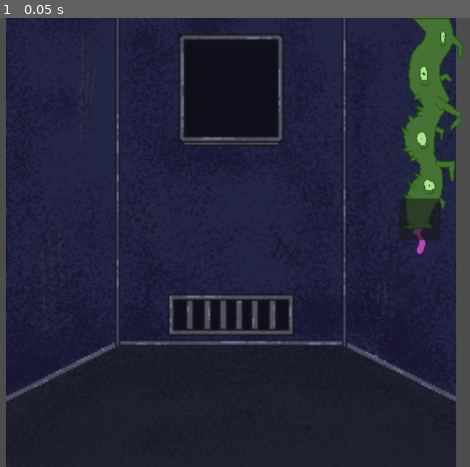
Above: before the commit, frame 1.
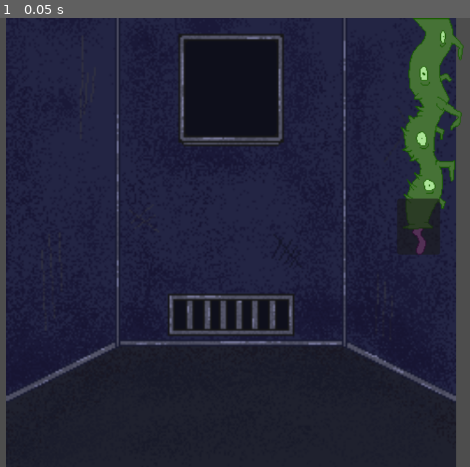
Above: after the commit, the same moment.

Repository: zbaker94/Brackeys-Jam-2026.1
Game: Godot game, scene res://Scenes/root.tscn
Two runs of this game, one before a commit and one after it. Both use one fixed random seed, a clock stepped at 60 frames per second and the inputs below.
Inputs:
- Up to frame 1 (0.05 s): no input

The runs differ from the first frame. In frame 1, 0.2% of the frame differs, in the area x 84-94%, y 40-53%.

Commit message:
update stats and timers

Diff:
--- /dev/null
+++ b/Resources/stat.gd
@@ -0,0 +1,8 @@
+extends Resource
+
+class_name Stat
+
+@export var stat_name: String
+@export var initial_value: float
+
+var _current_value: float
--- /dev/null
+++ b/Resources/stats_timer.gd
@@ -0,0 +1,8 @@
+extends Stat
+
+class_name StatsTimer
+
+@export var initial_duration: float
+@export var delta: float
+
+var _timer: Timer
--- a/Scenes/feeding_tube.gd
+++ b/Scenes/feeding_tube.gd
@@ -12,8 +12,8 @@
 	pass
 
 
-func _on_button_mouse_entered():
-	if Global.hunger < 90:
-		print("I can eat")
-	else:
-		print("not hungry boss")
+#func _on_button_mouse_entered():
+	#if Global.hunger < 90:
+		#print("I can eat")
+	#else:
+		#print("not hungry boss")
--- a/Scenes/monster.tscn
+++ b/Scenes/monster.tscn
@@ -2,6 +2,7 @@
 
 [ext_resource type="Script" uid="uid://dvcjxvoyq3ypa" path="res://Scripts/monster.gd" id="1_bua6k"]
 [ext_resource type="Texture2D" uid="uid://c7ra12iwkptnh" path="res://Images/Mon1.png" id="2_auidl"]
+[ext_resource type="Script" uid="uid://b2ugjk3g8cvtb" path="res://Resources/stats_timer.gd" id="3_dfc53"]
 [ext_resource type="Texture2D" uid="uid://b7vep0onl8jcg" path="res://Images/Mon2.png" id="3_ko0n3"]
 [ext_resource type="Texture2D" uid="uid://cayg6sfej4jnm" path="res://Images/Mon3.png" id="4_yc8mp"]
 [ext_resource type="Texture2D" uid="uid://dw31droq4vygw" path="res://Images/Mon4.png" id="5_1mxyj"]
@@ -11,6 +12,14 @@
 [ext_resource type="Texture2D" uid="uid://bf8favxoq0cbf" path="res://Images/healthmon2.png" id="9_yc8mp"]
 [ext_resource type="Texture2D" uid="uid://ck05yqj1c2jvn" path="res://Images/babyform1.png" id="10_yc8mp"]
 [ext_resource type="Script" uid="uid://dq0wm6sy6qljq" path="res://Scripts/global.gd" id="11_1mxyj"]
+
+[sub_resource type="Resource" id="Resource_g0mdy"]
+script = ExtResource("3_dfc53")
+stat_name = "hunger"
+initial_duration = 25.0
+initial_value = 100.0
+delta = 20.0
+metadata/_custom_type_script = "uid://b2ugjk3g8cvtb"
 
 [sub_resource type="SpriteFrames" id="SpriteFrames_ocebi"]
 animations = [{
@@ -55,6 +64,10 @@
 [node name="monster" type="CharacterBody2D" unique_id=197105681]
 script = ExtResource("1_bua6k")
 
+[node name="GlobalStats" type="Node" parent="." unique_id=298173973]
+script = ExtResource("11_1mxyj")
+stat_timers = Array[ExtResource("3_dfc53")]([SubResource("Resource_g0mdy")])
+
 [node name="AnimatedSprite2D" type="AnimatedSprite2D" parent="." unique_id=2130375473]
 visible = false
 position = Vector2(894.00006, 235)
@@ -98,7 +111,4 @@
 scale = Vector2(3.3242183, 3.3242183)
 texture = ExtResource("10_yc8mp")
 
-[node name="global" type="Node" parent="." unique_id=298173973]
-script = ExtResource("11_1mxyj")
-
 [connection signal="timeout" from="Timer" to="." method="_on_timer_timeout"]
--- a/Scenes/root.tscn
+++ b/Scenes/root.tscn
@@ -1,12 +1,37 @@
 [gd_scene format=3 uid="uid://bc5bk33wxk36p"]
 
 [ext_resource type="Texture2D" uid="uid://cowmbohxod3ur" path="res://BackgroundV1.png" id="1_8pvmw"]
+[ext_resource type="Script" uid="uid://dvcjxvoyq3ypa" path="res://Scripts/monster.gd" id="1_dun2r"]
 [ext_resource type="PackedScene" uid="uid://cy1c824mdiqps" path="res://Scenes/cursor_proxy.tscn" id="1_i04dx"]
+[ext_resource type="Script" uid="uid://b2ugjk3g8cvtb" path="res://Resources/stats_timer.gd" id="2_ckhy6"]
 [ext_resource type="Texture2D" uid="uid://dqhs2oyye6kqr" path="res://Feeding Tube.png" id="3_c3mwy"]
+[ext_resource type="Script" uid="uid://cd0eeckf2ia8f" path="res://Resources/stat.gd" id="3_dun2r"]
 [ext_resource type="Script" uid="uid://f78uw8am3ot6" path="res://Scenes/feeding_tube.gd" id="4_4g5cr"]
 [ext_resource type="Script" uid="uid://dq0wm6sy6qljq" path="res://Scripts/global.gd" id="5_4g5cr"]
+[ext_resource type="PackedScene" uid="uid://biowc5t4oe8fs" path="res://Scenes/mouse_collider.tscn" id="9_qtxxq"]
+
+[sub_resource type="Resource" id="Resource_r3lo5"]
+script = ExtResource("3_dun2r")
+stat_name = "health"
+initial_value = 100.0
+metadata/_custom_type_script = "uid://cd0eeckf2ia8f"
+
+[sub_resource type="Resource" id="Resource_qtxxq"]
+script = ExtResource("2_ckhy6")
+initial_duration = 1.0
+delta = 5.0
+stat_name = "hunger"
+initial_value = 50.0
+metadata/_custom_type_script = "uid://b2ugjk3g8cvtb"
 
 [node name="Root" type="Node2D" unique_id=1854834937]
+
+[node name="Monster" type="Node2D" parent="." unique_id=1378678402]
+script = ExtResource("1_dun2r")
+
+[node name="GlobalStats" type="Node" parent="." unique_id=1334820178]
+script = ExtResource("5_4g5cr")
+stats = Array[ExtResource("3_dun2r")]([SubResource("Resource_r3lo5"), SubResource("Resource_qtxxq")])
 
 [node name="TextureRect" type="TextureRect" parent="." unique_id=1830980499]
 offset_left = -325.0
@@ -19,6 +44,7 @@
 
 [node name="CursorProxy" parent="." unique_id=859386784 instance=ExtResource("1_i04dx")]
 position = Vector2(27, 11)
+animation = &"point"
 
 [node name="FeedingTube" type="Sprite2D" parent="." unique_id=1991693349]
 position = Vector2(282, -151.00002)
@@ -27,12 +53,16 @@
 script = ExtResource("4_4g5cr")
 
 [node name="Button" type="Button" parent="FeedingTube" unique_id=88308665]
-offset_left = -30.42319
+offset_left = -31.907244
 offset_top = 65.29856
 offset_right = 14.098555
-offset_bottom = 109.820305
+offset_bottom = 125.40291
+mouse_filter = 1
 
-[node name="Global" type="Node" parent="." unique_id=1334820178]
-script = ExtResource("5_4g5cr")
+[node name="MouseCollider" parent="FeedingTube/Button" unique_id=101062246 instance=ExtResource("9_qtxxq")]
+
+[node name="CollisionPolygon2D" type="CollisionPolygon2D" parent="FeedingTube/Button/MouseCollider" unique_id=426491043]
+position = Vector2(16.217957, 20.61735)
+polygon = PackedVector2Array(-9.539703, 9.063808, -5.8295593, 6.837721, -8.055634, 0.15946007, -8.055634, -9.4869175, -8.055634, -20.617353, 27.561752, -19.875322, 22.367554, -5.0347424, 21.625519, 9.063808, 21.625519, 12.773953, -10.281723, 12.031925)
 
 [connection signal="mouse_entered" from="FeedingTube/Button" to="FeedingTube" method="_on_button_mouse_entered"]
--- a/Scripts/global.gd
+++ b/Scripts/global.gd
@@ -1,8 +1,95 @@
+class_name GlobalStats
+
 extends Node
 
-var health = 100
-var hunger = 100
-var activity = 100
-var arrow = load("res://Images/cursor.png")
-var monster_atts = [health,hunger,activity]
-var is_dragging = false
+@export var stats: Array[Stat]
+
+signal timer_start(stats_timer_name: String)
+signal timer_end(stats_timer_name: String)
+signal stat_changed(stats_timer_name: String, new_value: float)
+signal reached_zero(stats_timer_name: String)
+
+func find_stat_timer_by_name(timer_name: String) -> StatsTimer:
+	var matching_timers := stats.filter(func(stat: Stat): return stat is StatsTimer and stat.stat_name == timer_name)
+
+	var matches := matching_timers.size()
+	if matches != 1:
+		print_debug("found " + str(matches) + " matches for timer with name " + timer_name)
+		return
+
+	return matching_timers[0]
+
+func find_stat_by_name(stat_name: String) -> Stat:
+	var matching_stats := stats.filter(func(stat: Stat): return stat.stat_name == stat_name)
+
+	var matches := matching_stats.size()
+	if matches != 1:
+		print_debug("found " + str(matches) + " matches for stat with name " + stat_name)
+		return
+
+	return matching_stats[0]
+
+func on_timer_end(stats_timer_name: String) -> void:
+	timer_end.emit(stats_timer_name)
+
+	var stats_timer = find_stat_timer_by_name(stats_timer_name)
+
+	if stats_timer == null:
+		print_debug("on_timer_end: could not find stats timer with name " + stats_timer_name)
+		return
+
+	var new_value = stats_timer._current_value - stats_timer.delta
+	if new_value < 0:
+		new_value = 0
+		reached_zero.emit(stats_timer_name)
+
+	stats_timer._current_value = new_value
+	stat_changed.emit(stats_timer_name, new_value)
+
+	_start_timer(stats_timer)
+
+
+func _start_timer(stats_timer: StatsTimer) -> void:
+	assert(stats_timer._timer != null, "must pass a StatsTimer with a valid _timer property to _start_timer()")
+
+	if stats_timer._current_value <= 0:
+		print_debug("Not starting timer " + stats_timer.stat_name + " because the value is currently " + str(stats_timer._current_value))
+		stats_timer._current_value = 0
+		return
+
+	stats_timer._timer.start()
+	timer_start.emit(stats_timer.stat_name)
+
+
+func set_stat_current_value(stat_name: String, new_value: float):
+	var stat: Stat = find_stat_by_name(stat_name)
+	if stat == null:
+		print_debug("set_stat_current_value: could not find stat with name " + stat_name)
+		return
+
+	if new_value < 0:
+		new_value = 0
+
+	stat._current_value = new_value
+	stat_changed.emit(stat_name, new_value)
+
+
+
+func _ready() -> void:
+	for stat: Stat in stats:
+		if stat is not StatsTimer:
+			continue
+
+		stat._current_value = stat.initial_value
+
+		var timer := Timer.new()
+		add_child(timer)
+
+		timer.wait_time = stat.initial_duration
+		timer.one_shot = true
+
+		timer.timeout.connect(on_timer_end.bind(stat.stat_name))
+
+		stat._timer = timer
+
+		_start_timer(stat)
--- a/Scripts/monster.gd
+++ b/Scripts/monster.gd
@@ -1,36 +1,50 @@
 # starts and stops timer for attributes; custom cursor
-extends CharacterBody2D
+extends Node
 
+var global_stats: GlobalStats
 
+#@onready var _idle = $AnimatedSprite2D
+#@onready var _health = $AnimatedSprite2D2
 
-@onready var _idle = $AnimatedSprite2D
-@onready var _health = $AnimatedSprite2D2
+func on_hunger_change(new_value: float) -> void:
+	if new_value == 0:
+		global_stats.set_stat_current_value("health", 50)
+	elif new_value <= 25:
+		print("im not feeling too good")
+	else:
+		print("Im prerfectly fine")
+
+func on_stat_change(stat_name: String, new_value: float) -> void:
+		if stat_name == "hunger":
+			on_hunger_change(new_value)
+		elif stat_name == "health":
+			print_debug("health set to " + str(new_value))
 
 func _ready():
-	Input.set_custom_mouse_cursor(Global.arrow)
-	$Timer.start()
-	$Timer.wait_time = 105
-	print("your time has started now")
+	global_stats = $"../GlobalStats"
+	#global_stats.timer_start.connect(func(timer_name: String): print("timer started with name " + timer_name))
 
-	if Global.health and Global.hunger <= 25:
-		print("im not feeling too good")
-		_health.play("health")
-		_idle.play("idle")
+	global_stats.stat_changed.connect(on_stat_change)
 
-	else:
-		print("Im prerfectly fine")
-		_idle.play("idle")
+	#if Global.health and Global.hunger <= 25:
+		#print("im not feeling too good")
+		#_health.play("health")
+		#_idle.play("idle")
+		#
+	#else:
+		#print("Im prerfectly fine")
+		#_idle.play("idle")
 
-func _process(_delta):
-	$hunger.value = $Timer.time_left
-
-
-
-func _on_timer_timeout():
-	print("TIMER done ")
-	print("your hunger is:"+ str(Global.hunger))
-	$Timer.start()
-	Global.hunger -=25
+#func _process(_delta):
+	#$hunger.value = $Timer.time_left
+	#
+		#
+#
+#func _on_timer_timeout():
+	#print("TIMER done ")
+	#print("your hunger is:"+ str(Global.hunger))
+	#$Timer.start()
+	#Global.hunger -=25
 
 
 
@@ -45,7 +59,7 @@
 # Hunger ticks down over time (done?)
 # Food pipe emitting signal waiting for food item
 # When food bar gets to certain point play hunger animation
-# When food gets added to pipe fill back food bar
+# When food gets added to pipe fill back food bar (possibly reset the timer?)
 # Click and drag food item to food pipe
 # change form from mon1 to mon2
 # Spawn poop on screen
--- a/project.godot
+++ b/project.godot
@@ -17,10 +17,6 @@
 config/icon="res://icon.svg"
 boot_splash/minimum_display_time=1500
 
-[autoload]
-
-Global="*uid://dq0wm6sy6qljq"
-
 [input]
 
 skip_text={
Not shown, added: Resources/stat.gd.uid
Not shown, added: Resources/stats_timer.gd.uid
